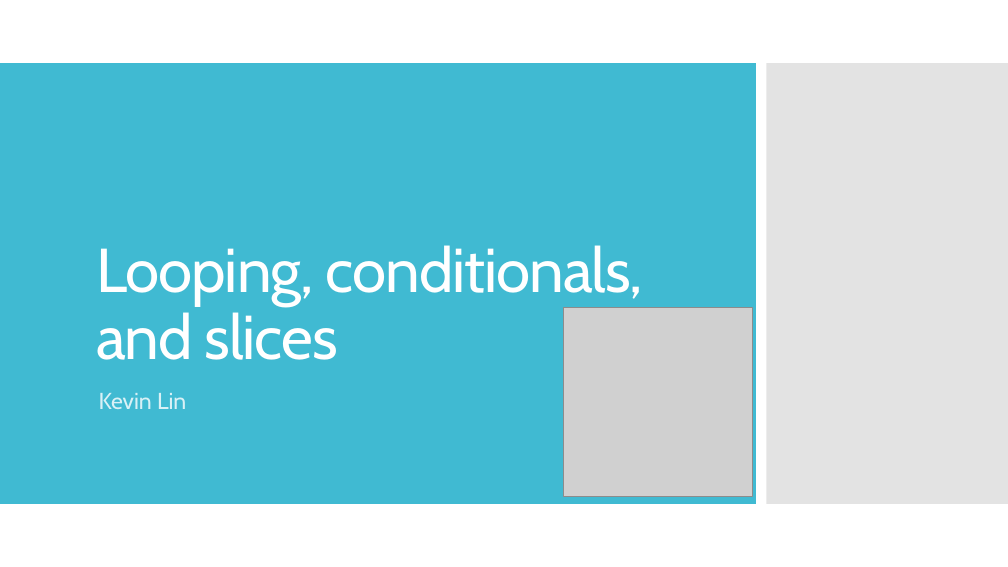
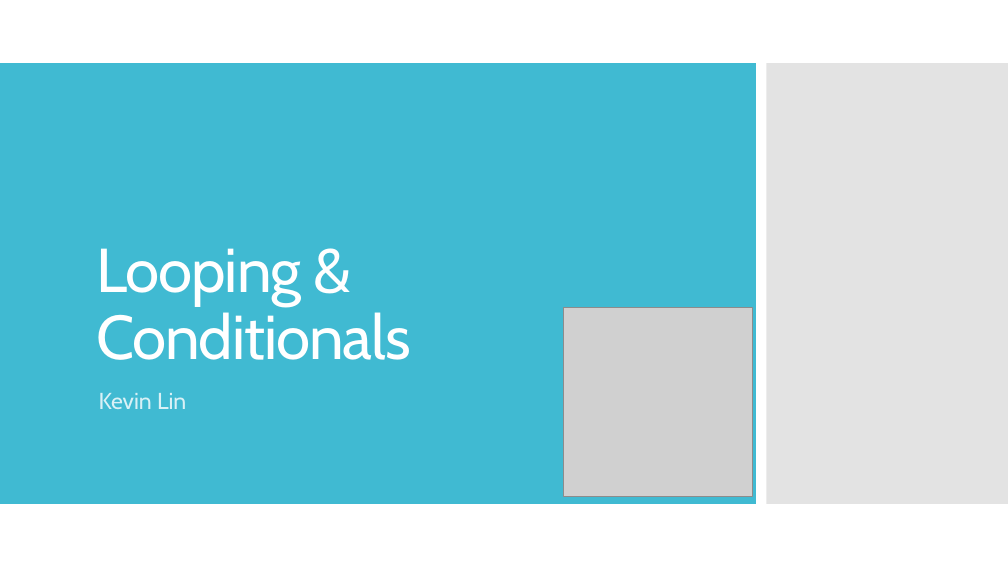
Before and after one commit to kevinlin47/Learn_Go, a slide deck: slide 1 of For_loops_slices_conditionals/loops_conditionals_slices.pptx. Drawn at 1008x567 pixels with LibreOffice and Linux fonts; fonts in the diff are those of the drawing; grey boxes stand for pictures. Boxes give left, top, right and bottom in pixels: in the first picture for what was removed or moved away, otherwise in the second. Text is boxed around its words. In the diff, an @@ line names an element or a change of style, - is before the commit and + after.

```diff
--- a/For_loops_slices_conditionals/loops_conditionals_slices.pptx
+++ b/For_loops_slices_conditionals/loops_conditionals_slices.pptx
@@ title at [96, 248, 411, 360]: text changed @@
-Looping, conditionals, and slices
+Looping &
+Conditionals
```
Also in this commit, not shown: 1 other slide changed, 2 slides added, 2 other files.
